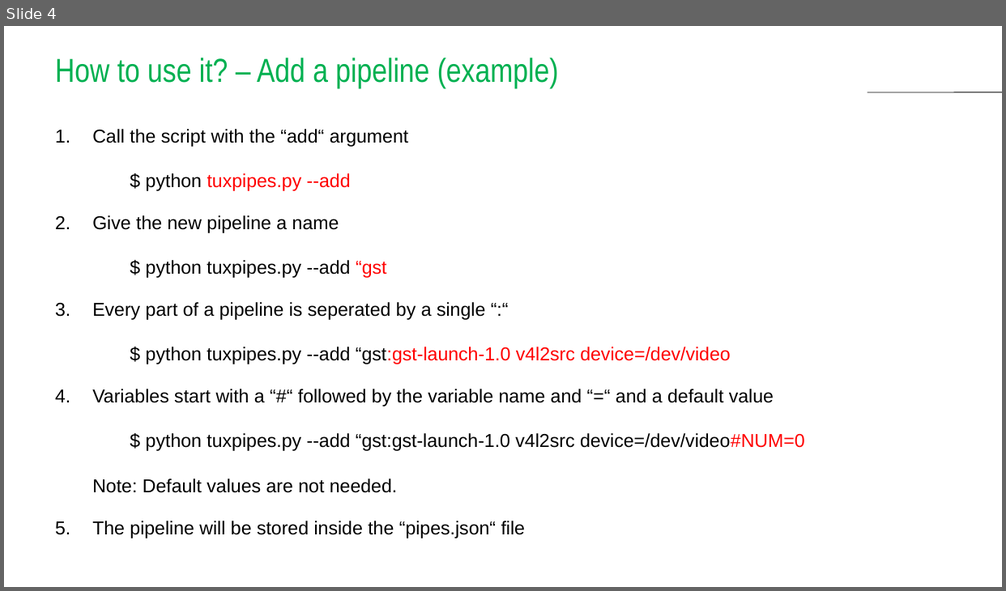
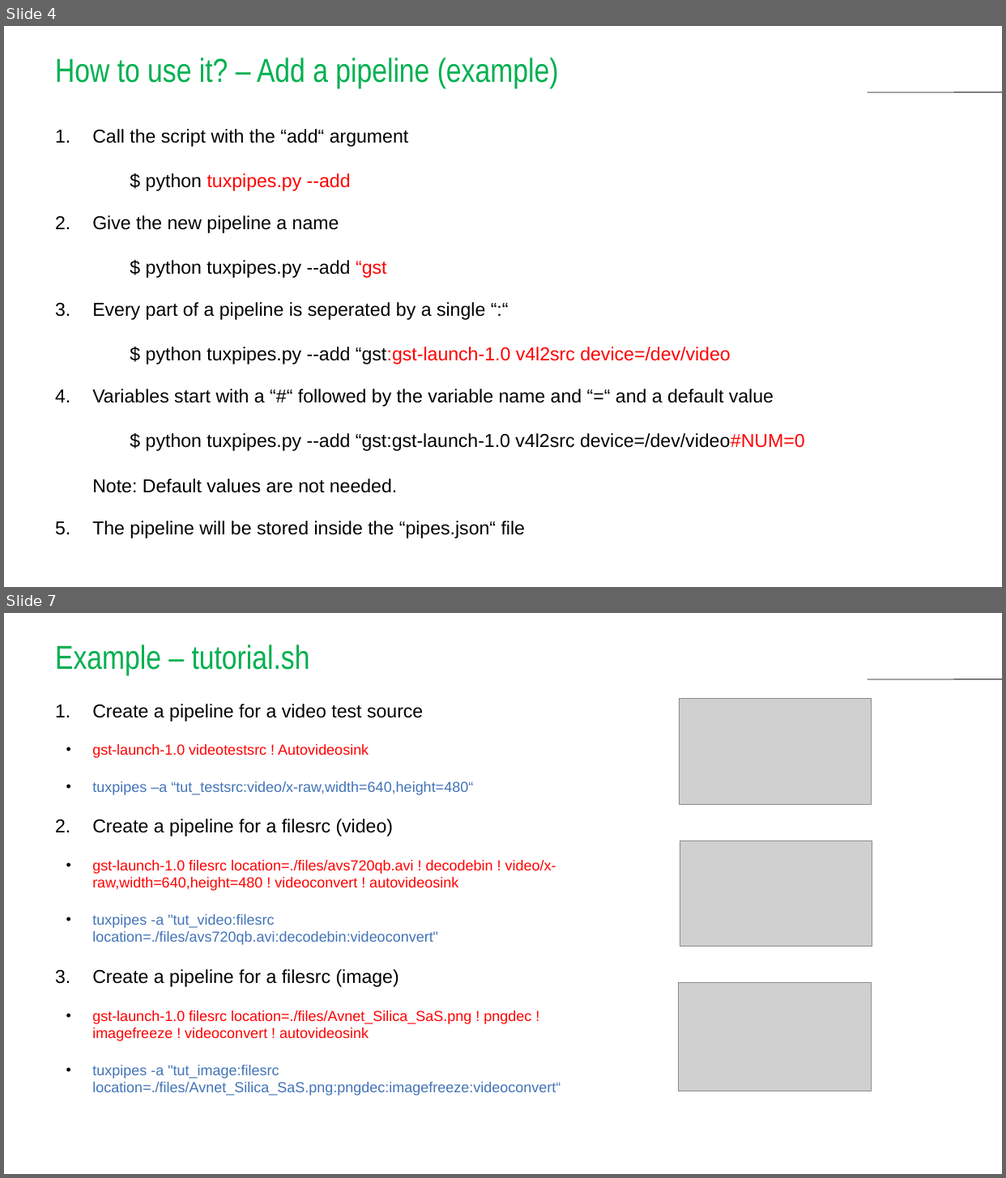
Before and after one commit to avs-sas/tuxpipes, a slide deck: docs/tuxpipes.pptx. Shown one above the other, each under a label of ours: slide 4 before the commit, slides 4 and 7 after it; the slides between them are not shown. The pictures are 1006x591 and 1006x1178 pixels, drawn with LibreOffice and Linux fonts; fonts in the diff are those of the drawing; grey boxes stand for pictures; background and template pictures are left out. Boxes give left, top, right and bottom in pixels: in the first picture for what was removed or moved away, otherwise in the second. Text is boxed around its words. In the diff, an @@ line names an element or a change of style, - is before the commit and + after.

```diff
--- a/docs/tuxpipes.pptx
+++ b/docs/tuxpipes.pptx
@@ slide 7 added at [4, 613, 1002, 1174], background #FFFFFF; not listed: 1 template element that a slide beside it also shows @@
@@ title added at [55, 645, 310, 675], 32 pt, text #00B050 @@
+Example – tutorial.sh
@@ text added at [92, 704, 560, 1096], 14 pt, text #FF0000 @@
+1. Create a pipeline for a video test source
+  • gst-launch-1.0 videotestsrc ! Autovideosink
+  • tuxpipes –a “tut_testsrc:video/x-raw,width=640,height=480“
+2. Create a pipeline for a filesrc (video)
+  • gst-launch-1.0 filesrc location=./files/avs720qb.avi ! decodebin ! video/x-raw,width=640,height=480 ! videoconvert ! autovideosink
+  • tuxpipes -a "tut_video:filesrc location=./files/avs720qb.avi:decodebin:videoconvert"
+3. Create a pipeline for a filesrc (image)
+  • gst-launch-1.0 filesrc location=./files/Avnet_Silica_SaS.png ! pngdec ! imagefreeze ! videoconvert ! autovideosink
+  • tuxpipes -a "tut_image:filesrc location=./files/Avnet_Silica_SaS.png:pngdec:imagefreeze:videoconvert“
@@ picture added at [680, 699, 872, 805] @@
@@ picture added at [681, 841, 873, 947] @@
@@ picture added at [679, 983, 872, 1092] @@
```
Also in this commit, not shown: 4 slides changed, 2 other slides added.
